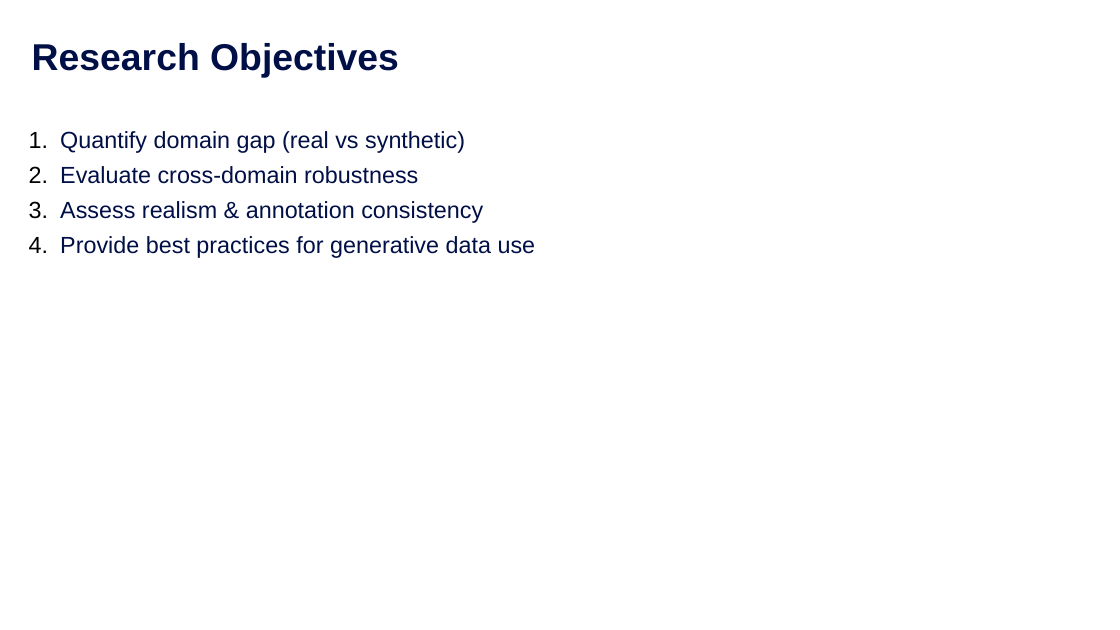
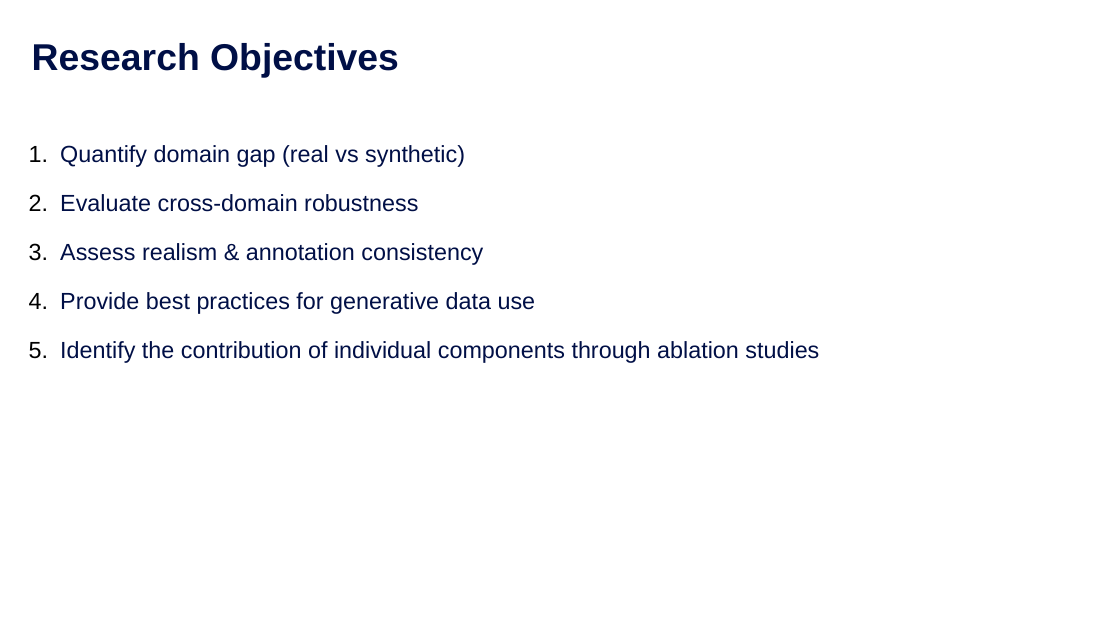
Before and after one commit to chengchengchenchen/MCS-Research-Project, a slide deck: slide 10 of doc/Presentation.pptx. Drawn at 1120x630 pixels with LibreOffice and Linux fonts; fonts in the diff are those of the drawing; background and template pictures are left out. Boxes give left, top, right and bottom in pixels: in the first picture for what was removed or moved away, otherwise in the second. Text is boxed around its words. In the diff, an @@ line names an element or a change of style, - is before the commit and + after.

```diff
--- a/doc/Presentation.pptx
+++ b/doc/Presentation.pptx
@@ text at [60, 145, 536, 314]: line spacing 24pt to 1.5 @@
@@ text at [60, 341, 819, 363]: paragraph added @@
+      5. Identify the contribution of individual components through ablation studies
```
Also in this commit, not shown: 8 other slides changed, 1 slide added, 2 slides removed, 1 other file.
